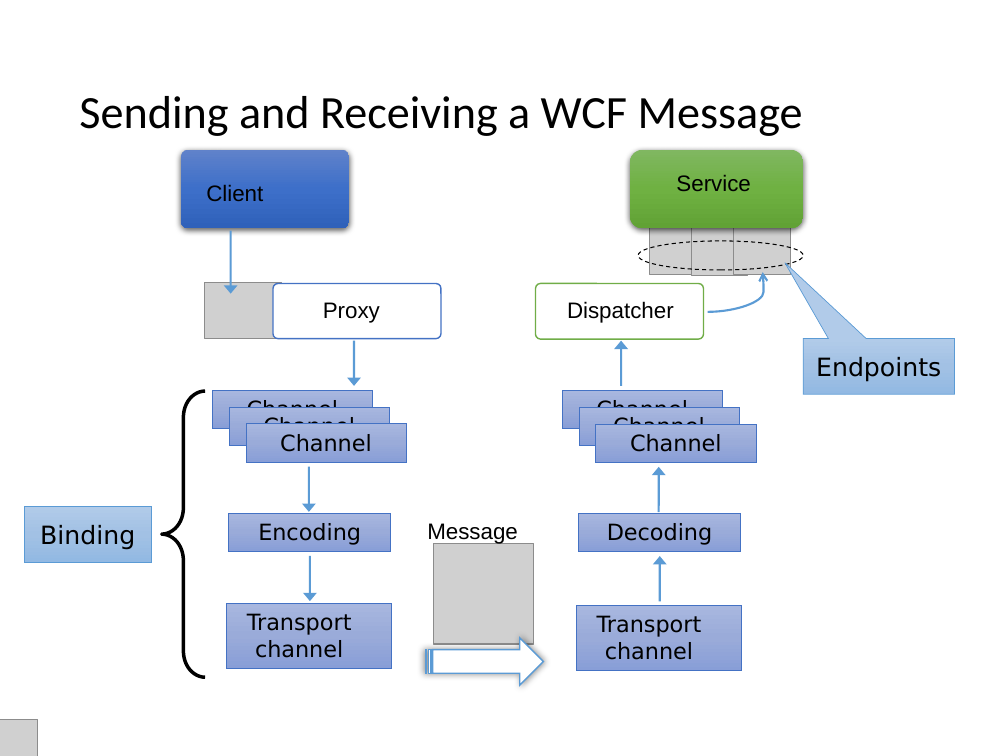
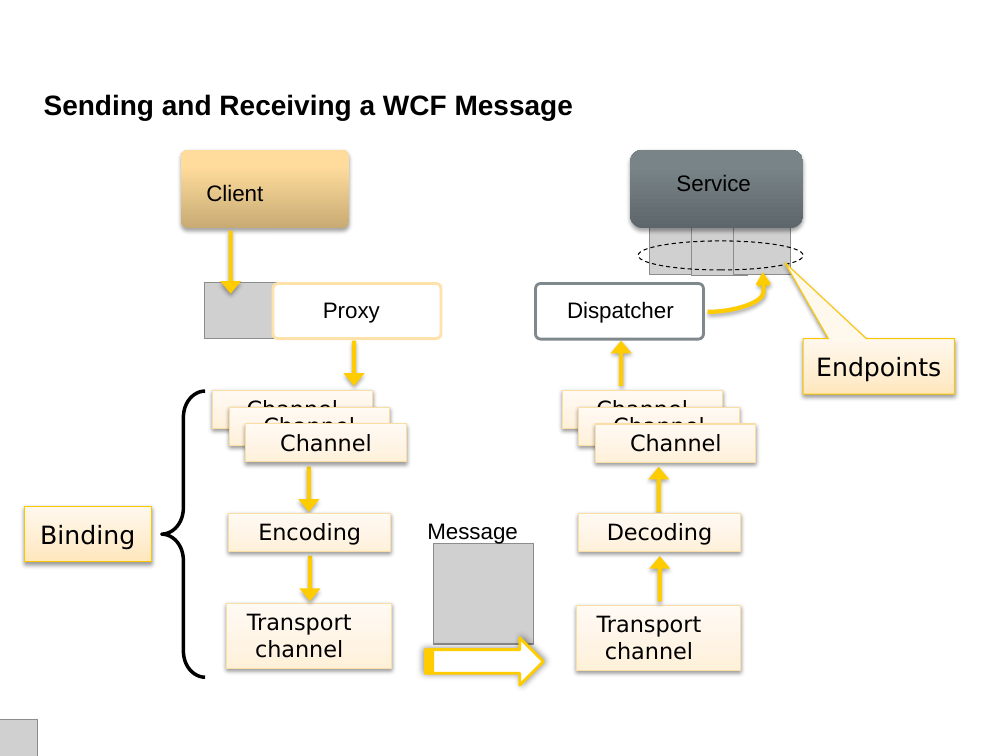
Before and after one commit to wmmihaa/BizTalk-Server---Developing-Integration-Solutions, a slide deck: slide 5 of Slides/Module 8 - Web Services and WCF.pptx. Drawn at 1008x756 pixels with LibreOffice and Linux fonts; fonts in the diff are those of the drawing; grey boxes stand for pictures. Boxes give left, top, right and bottom in pixels: in the first picture for what was removed or moved away, otherwise in the second. Text is boxed around its words. In the diff, an @@ line names an element or a change of style, - is before the commit and + after.

```diff
--- a/Slides/Module 8 - Web Services and WCF.pptx
+++ b/Slides/Module 8 - Web Services and WCF.pptx
@@ title "Sending and Receiving a WCF ...": place and size @@
-title "Sending and Receiving a WCF ..." at bbox=[79, 96, 803, 136]
+title "Sending and Receiving a WCF ..." at bbox=[44, 94, 573, 120]
@@ title "Sending and Receiving a WCF ..." at bbox=[44, 94, 573, 120]: size 33 to 20 pt, font Calibri to Arial, bold on; line spacing 0.9 to 1 @@
@@ rounded rectangle at bbox=[181, 149, 350, 228]: fill gradient #6183CB to #3E70CA to #3062BB to gradient #C8AC75 to #FFDD9D to #FFDE9F; shadow changed @@
@@ rounded rectangle at bbox=[630, 149, 803, 228]: fill gradient #81B861 to #6FB242 to #62A336 to gradient #5D666A to #79858A; shadow changed @@
@@ arrow (231, 231) - (231, 293): stroke #5B9BD5 1.5 pt to #FFCC00 3 pt @@
@@ rounded rectangle at bbox=[273, 283, 442, 339]: outline #4472C4 1 pt to #FFE2AA 2 pt @@
@@ rounded rectangle at bbox=[535, 283, 704, 339]: outline #70AD47 1 pt to #7F888C 2 pt @@
@@ curved arrow (708, 311) - (763, 272): stroke #5B9BD5 1.5 pt to #FFCC00 3 pt @@
@@ arrow (354, 341) - (354, 386): stroke #5B9BD5 1.5 pt to #FFCC00 3 pt @@
@@ arrow (621, 386) - (621, 341): stroke #5B9BD5 1.5 pt to #FFCC00 3 pt @@
@@ speech box "Endpoints" at bbox=[803, 339, 955, 394]: fill gradient #B1CBE9 to #A3C1E5 to #93B9E4 to gradient #FFE7BD to #FFEED1 to #FFF8EE; outline #5B9BD5 0.5 pt to #F9C800 0.75 pt; shadow on @@
@@ fill gradient #A8B7DF to #9AABD9 to #889ED7 to gradient #FFF1DA to #FFF5E4 to #FFFBF5; outline #4472C4 0.5 pt to #FBDEA4 0.75 pt; shadow on in 10 elements at bbox=[227, 603, 391, 668], bbox=[229, 513, 391, 551], bbox=[213, 390, 373, 428], bbox=[229, 407, 389, 446], bbox=[246, 423, 406, 462], bbox=[577, 606, 741, 671], bbox=[579, 513, 741, 551], bbox=[562, 390, 723, 428], bbox=[579, 407, 739, 446], bbox=[596, 424, 756, 463] @@
@@ arrow (308, 467) - (308, 512): stroke #5B9BD5 1.5 pt to #FFCC00 3 pt @@
@@ arrow (658, 512) - (658, 467): stroke #5B9BD5 1.5 pt to #FFCC00 3 pt @@
@@ rectangle "Binding" at bbox=[24, 506, 151, 561]: fill gradient #B1CBE9 to #A3C1E5 to #93B9E4 to gradient #FFE7BD to #FFEED1 to #FFF8EE; outline #5B9BD5 0.5 pt to #F9C800 0.75 pt; shadow on @@
@@ arrow (309, 556) - (309, 601): stroke #5B9BD5 1.5 pt to #FFCC00 3 pt @@
@@ arrow (660, 602) - (660, 556): stroke #5B9BD5 1.5 pt to #FFCC00 3 pt @@
@@ striped right arrow at bbox=[425, 638, 543, 685]: outline #5B9BD5 1 pt to #FFCC00 2 pt @@
```
Also in this commit, not shown: 33 other slides changed.
